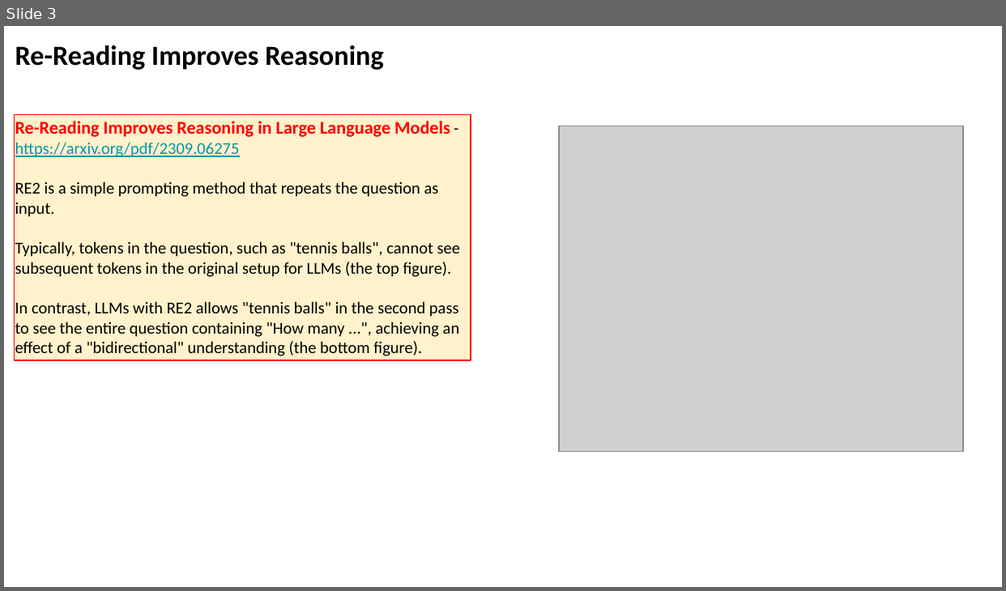
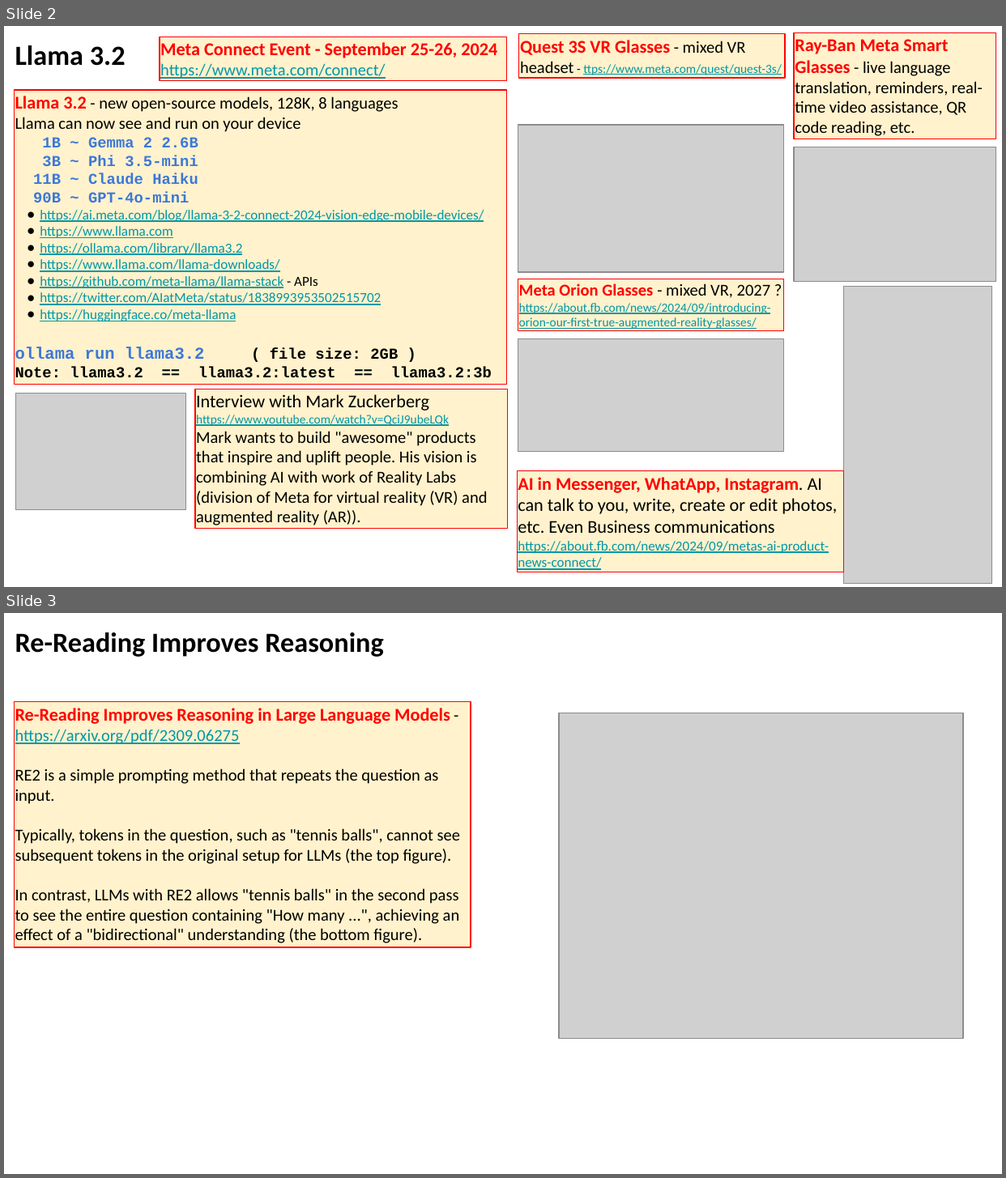
Before and after one commit to lselector/seminar, a slide deck: 2024/2024-09-27-AI-Updates.pptx. Shown one above the other, each under a label of ours: slide 3 before the commit, slides 2 and 3 after it. The pictures are 1006x591 and 1006x1178 pixels, drawn with LibreOffice and Linux fonts; fonts in the diff are those of the drawing; grey boxes stand for pictures. Boxes give left, top, right and bottom in pixels: in the first picture for what was removed or moved away, otherwise in the second. Text is boxed around its words. In the diff, an @@ line names an element or a change of style, - is before the commit and + after.

```diff
--- a/2024/2024-09-27-AI-Updates.pptx
+++ b/2024/2024-09-27-AI-Updates.pptx
@@ slide 2 added at (4, 26, 1002, 587), background #FFFFFF @@
@@ text added at (15, 45, 126, 66), 20 pt, text #000000, bold @@
+Llama 3.2
@@ rectangle added at (160, 37, 507, 81), fill #FFF2CC, outline #FF0000 0.75 pt, 13 pt, text #FF0000, bold @@
+Meta Connect Event - September 25-26, 2024
+https://www.meta.com/connect/
@@ rectangle added at (519, 34, 784, 78), fill #FFF2CC, outline #FF0000 0.75 pt, 9 pt, text #0097A7, underline @@
+Quest 3S VR Glasses - mixed VR headset - ttps://www.meta.com/quest/quest-3s/
@@ rectangle added at (794, 33, 996, 139), fill #FFF2CC, outline #FF0000 0.75 pt, 12 pt, text #000000 @@
+Ray-Ban Meta Smart Glasses - live language translation, reminders, real-time video assistance, QR code reading, etc.
@@ rectangle added at (14, 90, 507, 384), fill #FFF2CC, outline #FF0000 0.75 pt, 10 pt, text #0097A7, underline @@
+Llama 3.2 - new open-source models, 128K, 8 languages
+Llama can now see and run on your device
+1B ~ Gemma 2 2.6B
+3B ~ Phi 3.5-mini
+11B ~ Claude Haiku
+90B ~ GPT-4o-mini
+● https://ai.meta.com/blog/llama-3-2-connect-2024-vision-edge-mobile-devices/
+● https://www.llama.com
+● https://ollama.com/library/llama3.2
+● https://www.llama.com/llama-downloads/
+● https://github.com/meta-llama/llama-stack - APIs
+● https://twitter.com/AIatMeta/status/1838993953502515702
+● https://huggingface.co/meta-llama
+ollama run llama3.2 ( file size: 2GB )
+Note: llama3.2 == llama3.2:latest == llama3.2:3b
@@ picture added at (518, 125, 783, 272) @@
@@ picture added at (794, 147, 996, 281) @@
@@ rectangle added at (518, 279, 783, 331), fill #FFF2CC, outline #FF0000 0.75 pt, 9 pt, text #0097A7, underline @@
+Meta Orion Glasses - mixed VR, 2027 ? https://about.fb.com/news/2024/09/introducing-orion-our-first-true-augmented-reality-glasses/
@@ picture added at (844, 287, 992, 584) @@
@@ picture added at (518, 339, 783, 451) @@
@@ rectangle added at (196, 389, 508, 529), fill #FFF2CC, outline #FF0000 0.75 pt, 12 pt, text #000000 @@
+Interview with Mark Zuckerberg
+https://www.youtube.com/watch?v=QciJ9ubeLQk
+Mark wants to build "awesome" products that inspire and uplift people. His vision is combining AI with work of Reality Labs (division of Meta for virtual reality (VR) and augmented reality (AR)).
@@ picture added at (16, 393, 186, 510) @@
@@ rectangle added at (517, 471, 844, 572), fill #FFF2CC, outline #FF0000 0.75 pt, 13 pt, text #000000 @@
+AI in Messenger, WhatApp, Instagram. AI can talk to you, write, create or edit photos, etc. Even Business communications
+https://about.fb.com/news/2024/09/metas-ai-product-news-connect/
```
Also in this commit, not shown: 5 slides changed, 5 other slides added, 1 slide removed.
